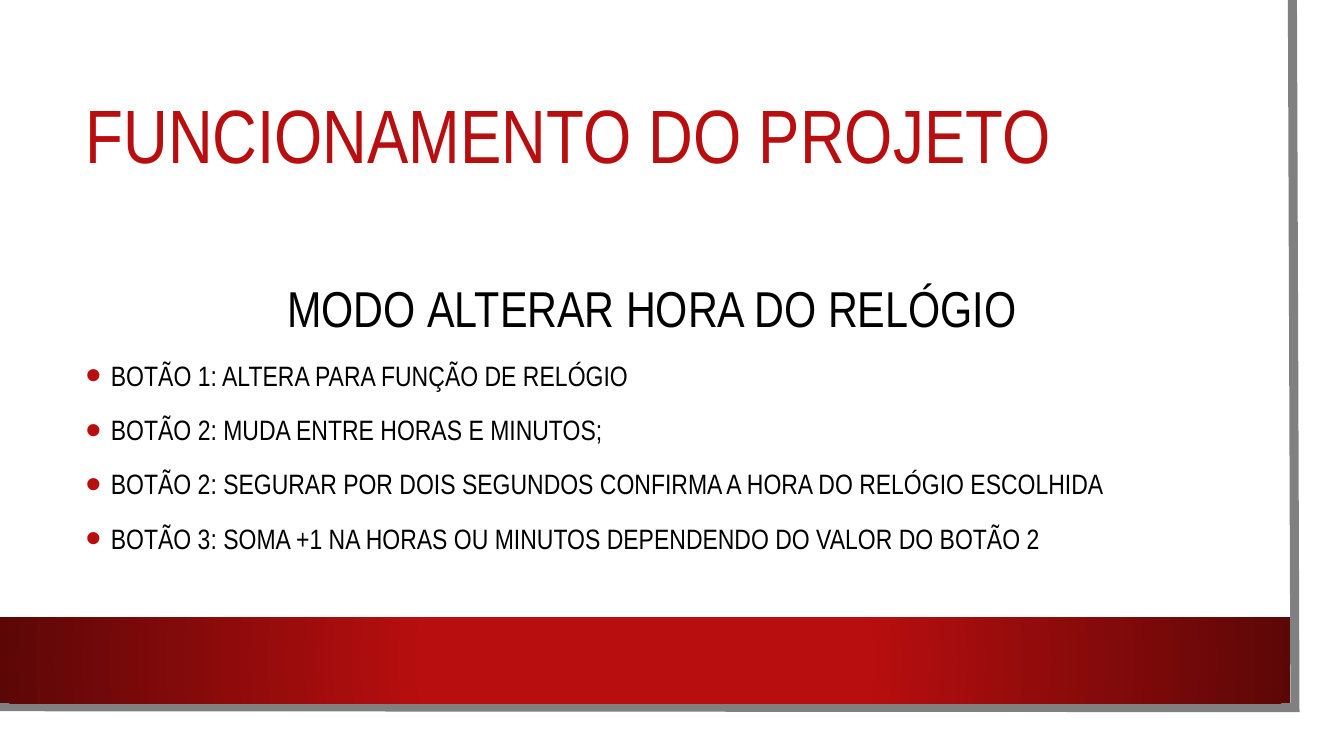
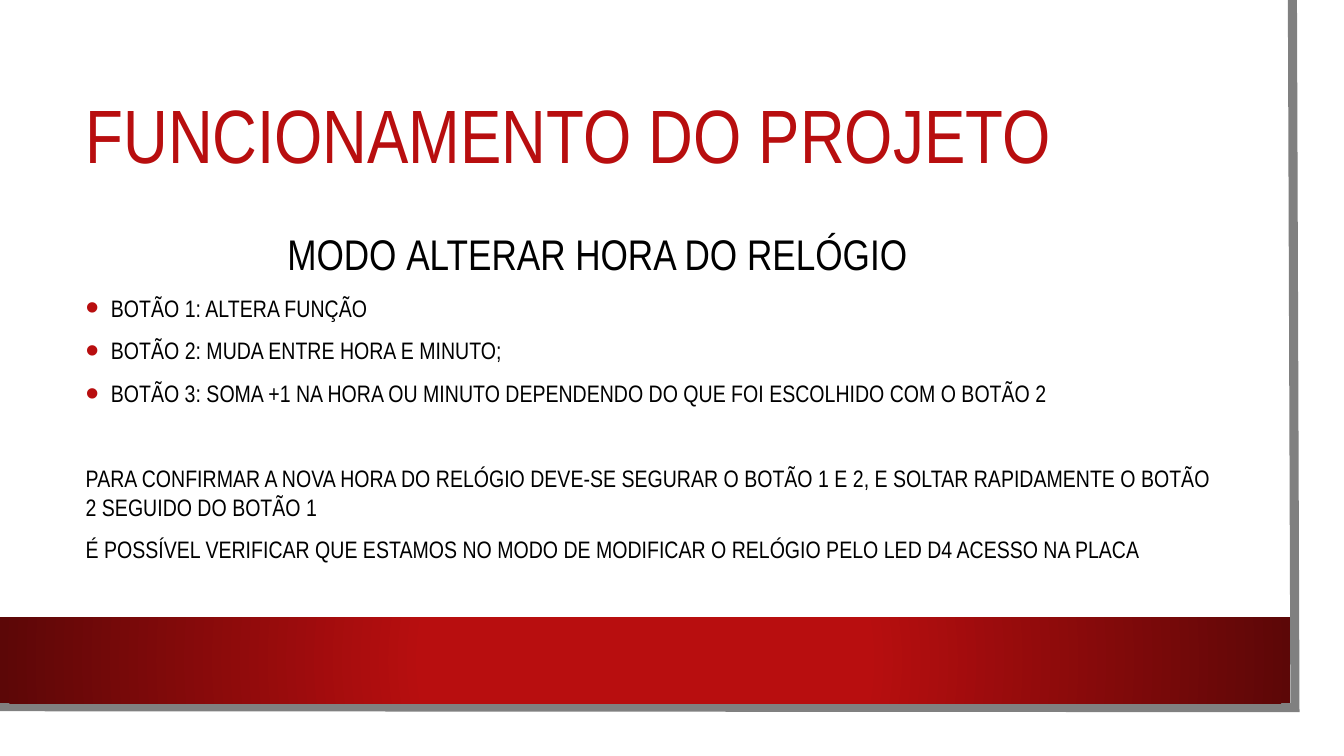
Before and after one commit to MatheusCunha96/SistemasReativos, a slide deck: slide 5 of projetoRelogioDespertador/sistemsReativo.pptx. Drawn at 1344x756 pixels with LibreOffice and Linux fonts; fonts in the diff are those of the drawing; background and template pictures are left out. Boxes give left, top, right and bottom in pixels: in the first picture for what was removed or moved away, otherwise in the second. Text is boxed around its words. In the diff, an @@ line names an element or a change of style, - is before the commit and + after.

Commit message:
Projeto Finalizado

```diff
--- a/projetoRelogioDespertador/sistemsReativo.pptx
+++ b/projetoRelogioDespertador/sistemsReativo.pptx
@@ text at (287, 235, 907, 271): size 36 to 30.6 pt in "MODO ALTERAR HORA DO RELÓGIO"; line spacing 1.2 to 1 @@
@@ text at (86, 297, 1209, 563): text changed; size 20 to 17 pt @@
-• BOTÃO 1: ALTERA PARA FUNÇÃO DE RELÓGIO
-• BOTÃO 2: MUDA ENTRE HORAS E MINUTOS;
-• BOTÃO 2: SEGURAR POR DOIS SEGUNDOS CONFIRMA A HORA DO RELÓGIO ESCOLHIDA
-• BOTÃO 3: SOMA +1 NA HORAS OU MINUTOS DEPENDENDO DO VALOR DO BOTÃO 2
+• BOTÃO 1: ALTERA FUNÇÃO
+• BOTÃO 2: MUDA ENTRE HORA E MINUTO;
+• BOTÃO 3: SOMA +1 NA HORA OU MINUTO DEPENDENDO DO QUE FOI ESCOLHIDO COM O BOTÃO 2
+PARA CONFIRMAR A NOVA HORA DO RELÓGIO DEVE-SE SEGURAR O BOTÃO 1 E 2, E SOLTAR RAPIDAMENTE O BOTÃO 2 SEGUIDO DO BOTÃO 1
+É POSSÍVEL VERIFICAR QUE ESTAMOS NO MODO DE MODIFICAR O RELÓGIO PELO LED D4 ACESSO NA PLACA
```
Also in this commit, not shown: 3 other slides changed, 1 other file.
